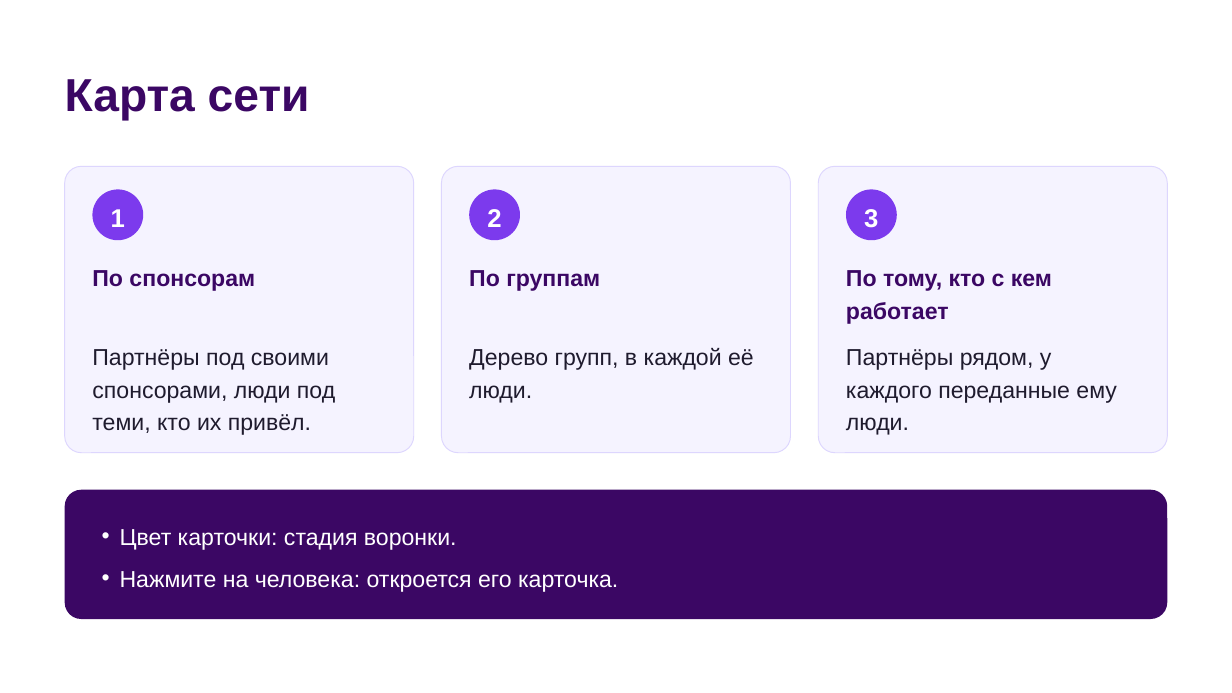
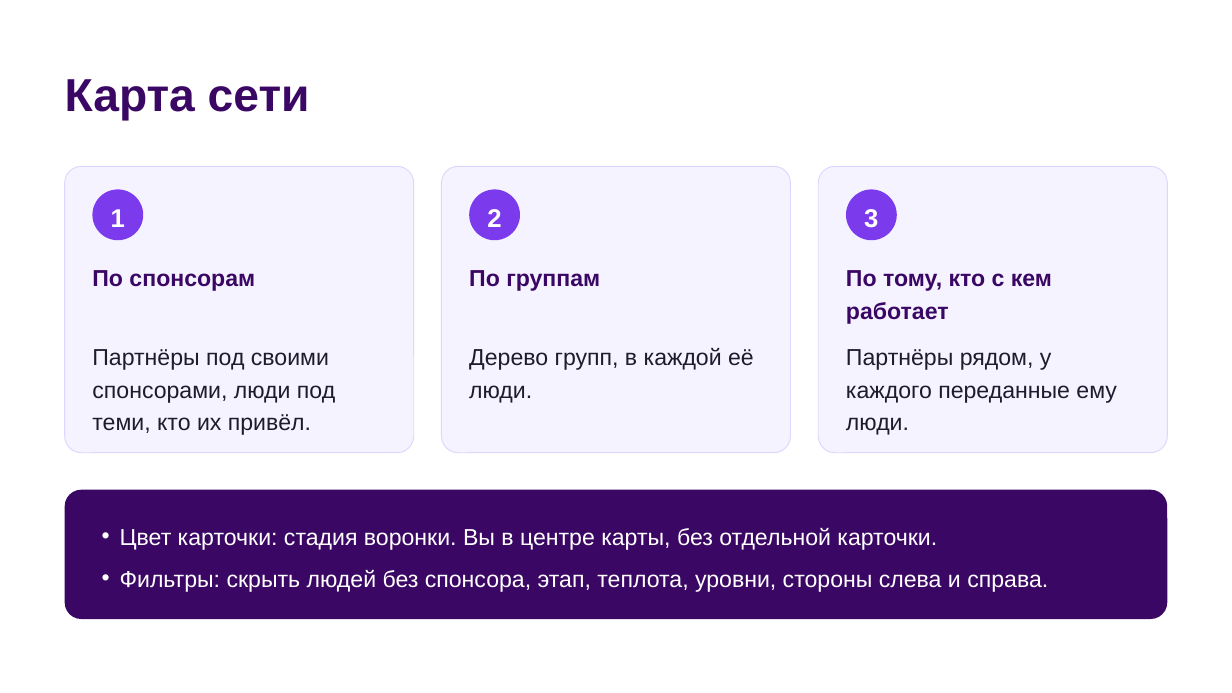
Before and after one commit to andreiyasinski89/Eagle-Control, a slide deck: slide 13 of public/guide/MeetOwl-presentation-ru.pptx (slide 11 before the commit). Drawn at 1232x693 pixels with LibreOffice and Linux fonts; fonts in the diff are those of the drawing. Boxes give left, top, right and bottom in pixels: in the first picture for what was removed or moved away, otherwise in the second. Text is boxed around its words. In the diff, an @@ line names an element or a change of style, - is before the commit and + after.

```diff
--- a/public/guide/MeetOwl-presentation-ru.pptx
+++ b/public/guide/MeetOwl-presentation-ru.pptx
@@ text at (120, 528, 1048, 592): text changed @@
-• Цвет карточки: стадия воронки.
-• Нажмите на человека: откроется его карточка.
+• Цвет карточки: стадия воронки. Вы в центре карты, без отдельной карточки.
+• Фильтры: скрыть людей без спонсора, этап, теплота, уровни, стороны слева и справа.
```
Also in this commit, not shown: 5 other slides changed, 4 slides added, 14 other files.
